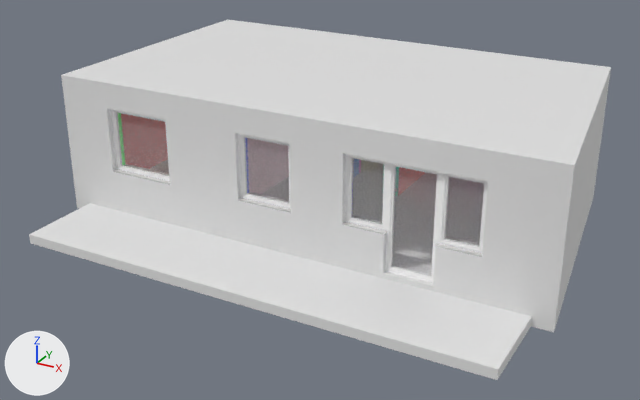
The Blender file Assets/Ablewicza 15.blend as it was, and as the next commit left it.
Rendered twice from a 50 mm camera at (8.59, -13.65, 7.82) aimed at (0.37, 1.29, 0.35). The lights are fixed; the arrows at lower left show +X, +Y and +Z. The older version comes first.
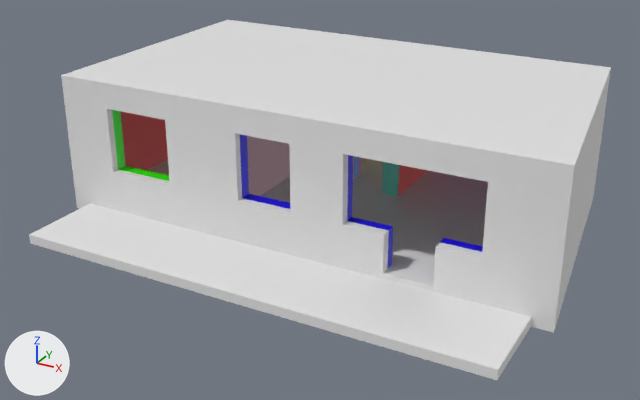
What the commit changed:
Object 'Plane.003' (ob_plane_003) is now hidden.
Object 'Plane.030' (ob_plane_030) is now hidden.
Object 'Plane.002' (ob_plane_002) is deleted.

Pixel boxes (x1, y1, x2, y2) of what changed, in the pictures (640 x 400 px):
'Plane', moved
    both: (29, 20, 611, 380)
'Plane.003', hidden
    before: (110, 109, 488, 283)
'Plane.002', deleted
    before: (238, 134, 290, 209)
    faces in mat_glass: (244, 137, 289, 204)
    faces in mat_plastic (white #ffffff): (238, 134, 290, 209)
'Plane.030', hidden (mostly hidden)
    before: (113, 169, 482, 257)
